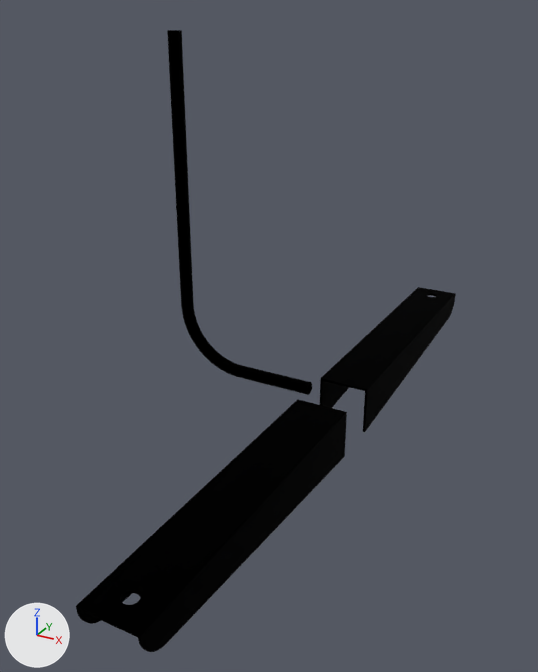
An edit to the glTF model frontend/public/models/OUTFITTING_INTERIOR__EXT. INSTRUMENTS__EXT. INSTR. MOUNTS__EIM V4 (4_ sq tube).glb, drawn before and after from the same camera.
Both versions are drawn from a 50 mm camera at (-9.243, -2.909, 4.77) aimed at (-9.862, -1.783, 4.207). The lights are fixed; the arrows at lower left show +X, +Y and +Z. The first picture is the older version. Where no turn or scale is listed for an object, it has been applied to the vertices.
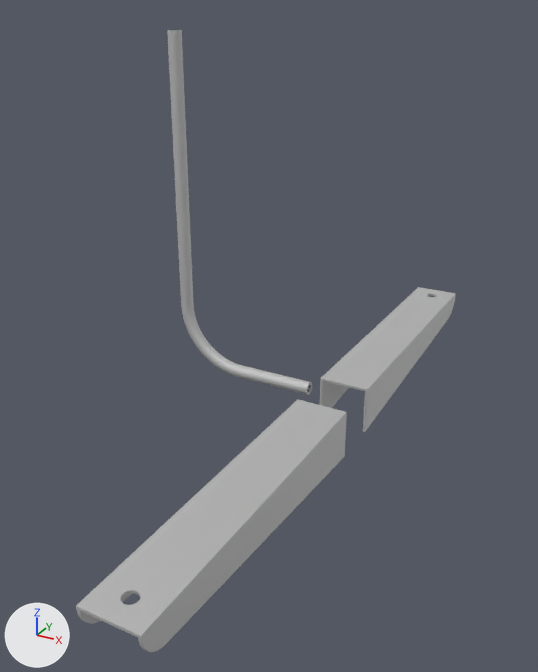
Pixel boxes [x1, y1, x2, y2] of what changed, in the pictures (538 x 672 px):
'Mesh_0', recoloured (black to light grey)
    both: [76, 400, 347, 652]
'Mesh_1', recoloured (black to light grey)
    both: [320, 287, 456, 432]
'Mesh_2', recoloured
    both: [167, 30, 312, 395]

The edits, one by one:
Material 'Alum 6061' (mat_alum_6061) is new.
Its base color is (0.666, 0.666, 0.666) (light grey #d5d5d5).
Its metallic is 1.0.
Its roughness is 0.8.
me_mesh_0 has 262 vertices, 520 faces and spans x -9.802..-9.701, y -2.394..-1.778, z 3.988..4.085.
me_mesh_0 no longer uses material mat_material_0 (black #000000).
me_mesh_0 gains material mat_alum_6061 (light grey #d5d5d5).
me_mesh_1 has 262 vertices, 520 faces and spans x -9.802..-9.701, y -1.676..-1.06, z 3.988..4.085.
me_mesh_1 no longer uses material mat_material_0 (black #000000).
me_mesh_1 gains material mat_alum_6061 (light grey #d5d5d5).
me_mesh_2 has 2087 vertices, 4174 faces and spans x -10.098..-9.802, y -1.74..-1.714, z 4.072..4.734.
me_mesh_2 no longer uses material mat_material_0 (black #000000).
me_mesh_2 gains material mat_alum_6061 (light grey #d5d5d5).
